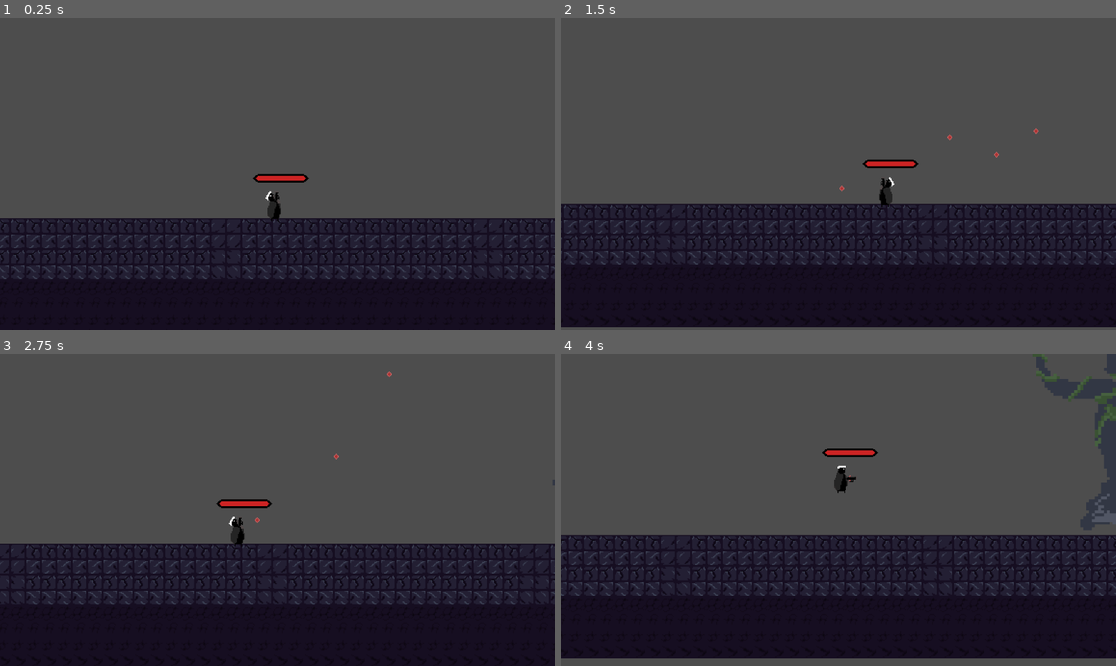
Above: before the commit, frames 1-4 (two rows, left to right).
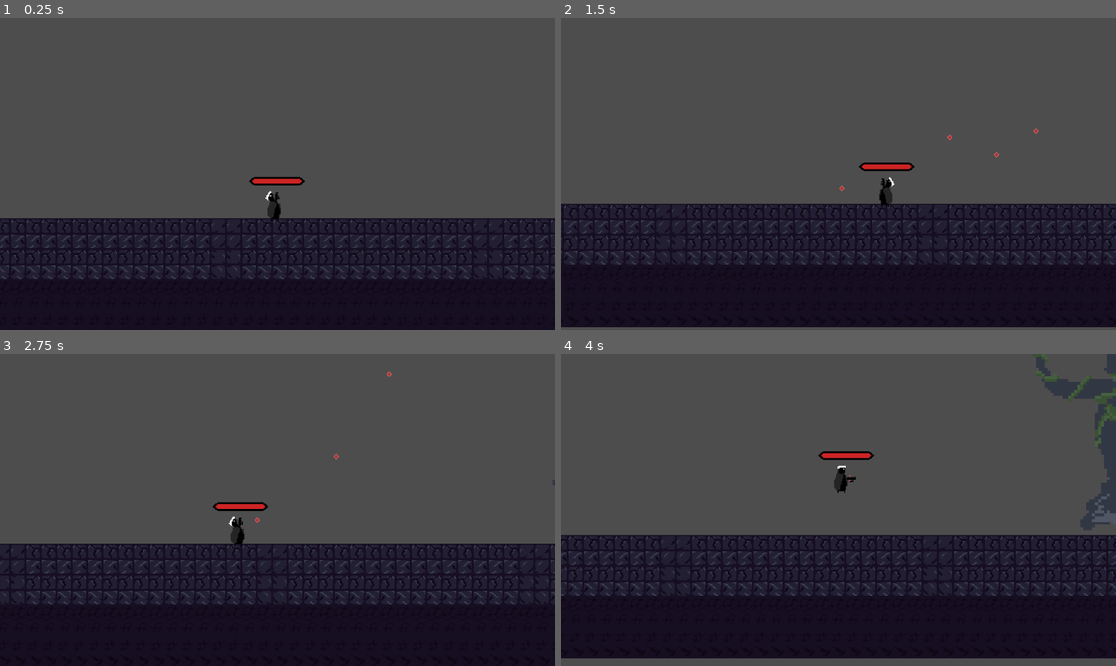
Above: after the commit, the same moments.

Repository: anuow/gamejam
Game: Godot game, scene res://scenes/game.tscn
Same seed, same stepped clock (60 frames per second), same inputs: the game is played once before the commit and once after it.
Inputs (mouse positions are in pixels of both pictures, inside the frame that each line leads up to):
- Up to frame 1 (0.25 s): no input
- Up to frame 2 (1.5 s): move the mouse to (960, 158) at 0.52 s; press the mouse at (960, 158) at 0.53 s; hold D (move_right) from 0.53 s (still down); tap Space (Jump) at 0.77 s; move the mouse to (727, 189) at 1.27 s; release the mouse at (727, 189) at 1.28 s; click (727, 189) at 1.35 s
- Up to frame 3 (2.75 s): tap Space (Jump) at 1.52 s; move the mouse to (333, 441) at 2.02 s; release D (move_right) at 2.03 s; press the mouse at (333, 441) at 2.03 s; hold A (move_left) from 2.03 s (still down)
- Up to frame 4 (4 s): move the mouse to (810, 572) at 2.77 s; release A (move_left) at 2.78 s; release the mouse at (810, 572) at 2.78 s; hold D (move_right) from 2.78 s (still down); click (810, 572) at 2.85 s; tap Space (Jump) at 3.02, 3.77 s; move the mouse to (1005, 556) at 3.52 s; press the mouse at (1005, 556) at 3.53 s

The runs differ from the first frame. In frame 1, 0.3% of the frame differs, in the area x 44-56%, y 49-54%; in frame 2, 0.3%; in frame 3, 0.3%; in frame 4, 0.3%, in the area x 46-58%, y 30-35%.

Commit message:
Update john.tscn

Diff:
--- a/gamejamjse/scenes/john.tscn
+++ b/gamejamjse/scenes/john.tscn
@@ -133,10 +133,10 @@
 [node name="HealthComponent" parent="." instance=ExtResource("5_fsnvj")]
 
 [node name="HealthBar" type="TextureProgressBar" parent="."]
-offset_left = -26.0
-offset_top = -49.0
-offset_right = 38.0
-offset_bottom = -33.0
+offset_left = -30.0
+offset_top = -46.0
+offset_right = 34.0
+offset_bottom = -30.0
 texture_under = ExtResource("7_mxu6f")
 texture_progress = ExtResource("8_5sr6c")
 script = ExtResource("9_j1e1n")
